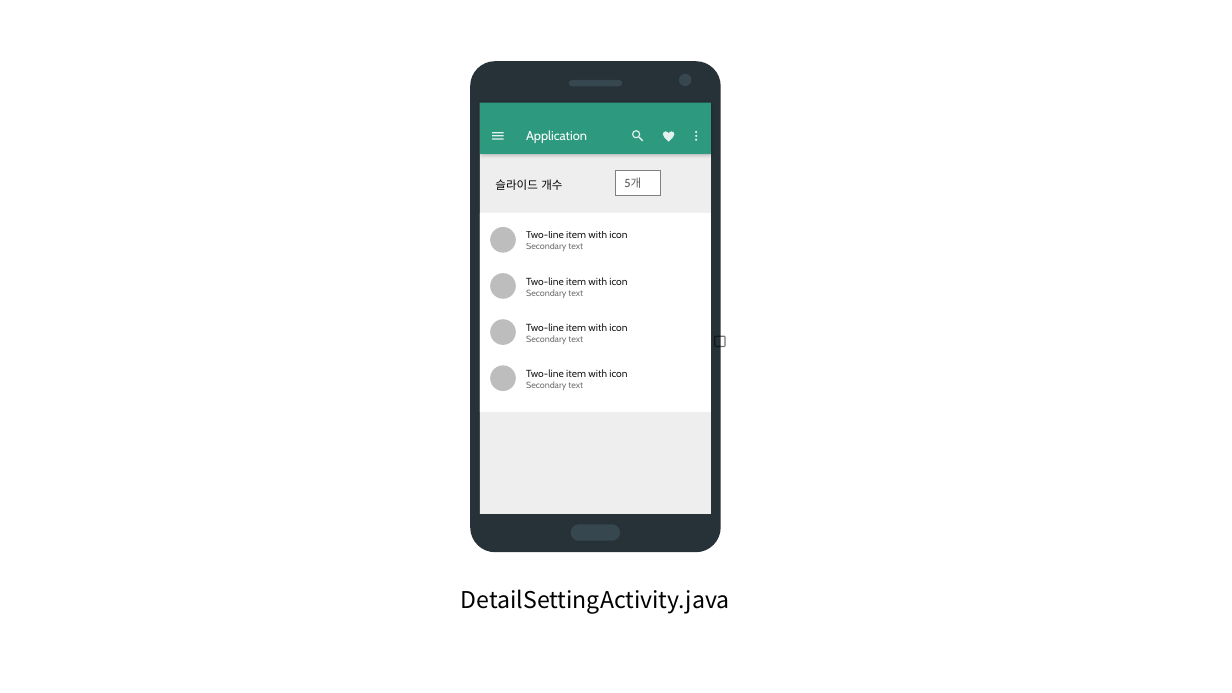
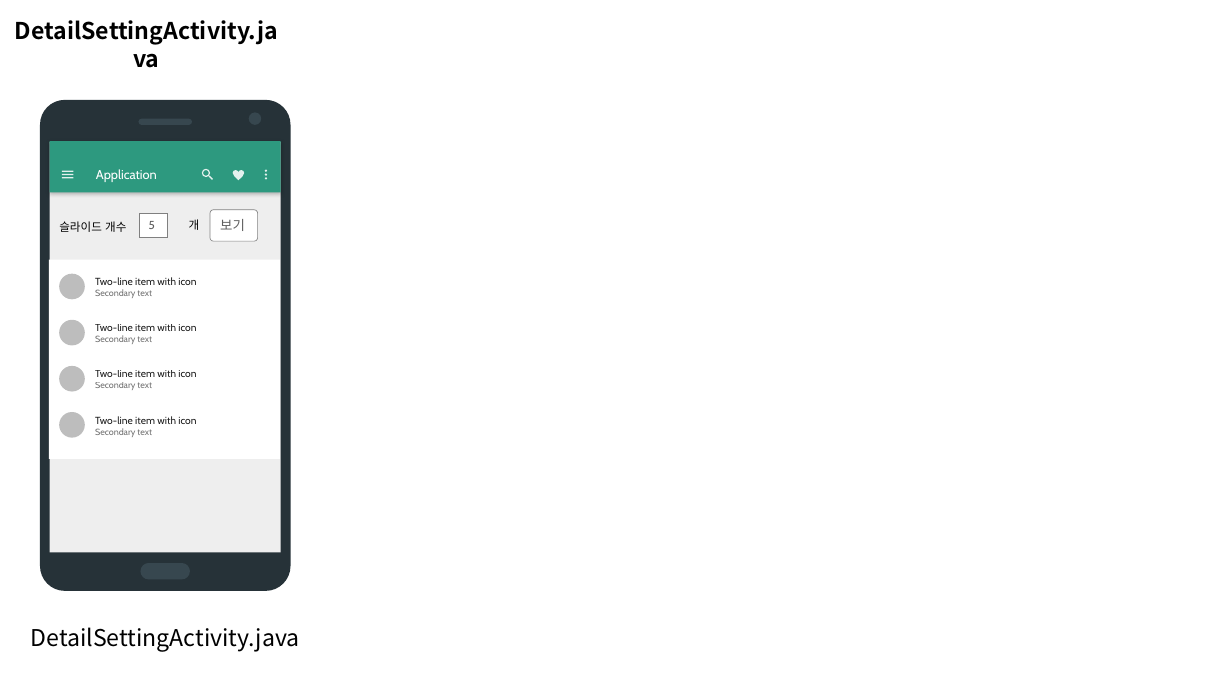
Before and after one commit to quki/PREZENTAINER, a slide deck: slide 4 of 스토리보드.pptx. Drawn at 1232x693 pixels with LibreOffice and Linux fonts; fonts in the diff are those of the drawing. Boxes give left, top, right and bottom in pixels: in the first picture for what was removed or moved away, otherwise in the second. Text is boxed around its words. In the diff, an @@ line names an element or a change of style, - is before the commit and + after.

```diff
--- a/스토리보드.pptx
+++ b/스토리보드.pptx
@@ rectangle: place and size @@
-rectangle at (480, 104, 711, 514)
+rectangle at (50, 141, 281, 552)
@@ 7 freeform shapes, 1 rectangle, 1 text, 1 ellipse: place and size @@
-7 freeform shapes, 1 rectangle, 1 text, 1 ellipse at (461, 61, 730, 613)
+7 freeform shapes, 1 rectangle, 1 text, 1 ellipse at (18, 100, 311, 656)
@@ rectangle removed at (616, 171, 661, 195) @@
-5개
@@ text "슬라이드 개수": place and size @@
-text "슬라이드 개수" at (495, 179, 562, 190)
+text "슬라이드 개수" at (59, 221, 126, 232)
@@ rectangle added at (140, 213, 167, 238), fill #FFFFFF, outline #808080 0.5 pt, 9 pt, text #5F5F5F @@
+5
@@ text added at (189, 219, 200, 230), 9 pt, text #000000 @@
+개
@@ rounded rectangle added at (210, 210, 258, 241), fill #FFFFFF, outline #808080 0.5 pt, 10.5 pt, text #5F5F5F @@
+보기
@@ freeform shape removed at (714, 335, 726, 347) @@
@@ 4 ellipses, 1 rectangle: place and size @@
-4 ellipses, 1 rectangle at (480, 213, 711, 412)
+4 ellipses, 1 rectangle at (49, 260, 280, 459)
@@ text added at (31, 627, 300, 652), 18 pt, text #000000, bold @@
+DetailSettingActivity.java
```
Also in this commit, not shown: 5 other slides changed, 1 slide removed, 43 other files.
